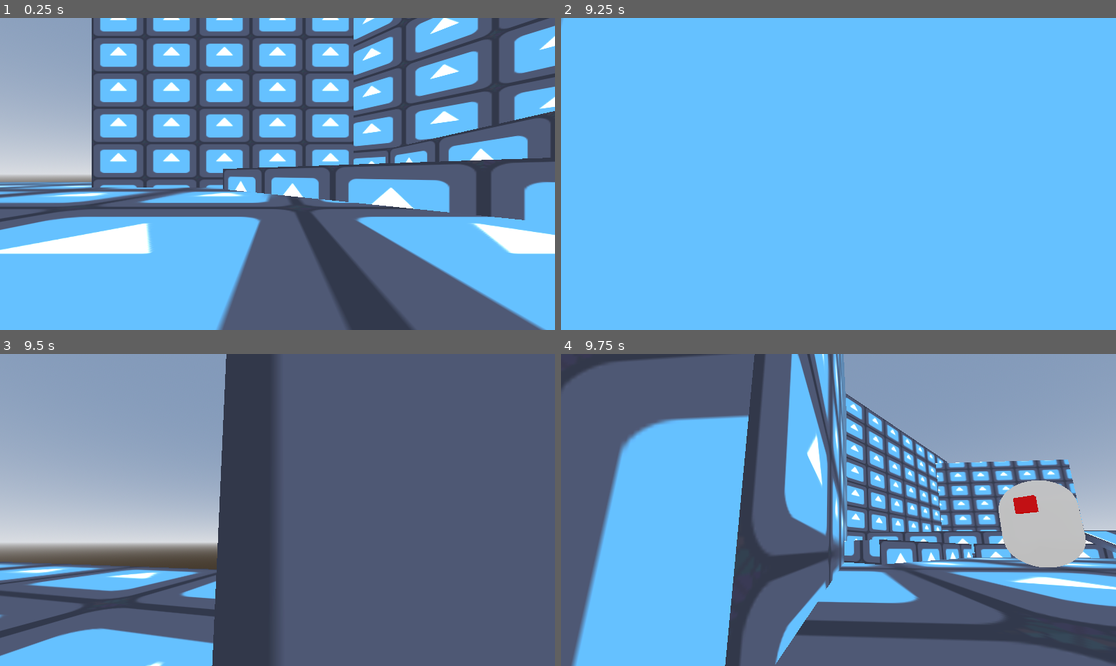
Above: before the commit, frames 1-4 (two rows, left to right).
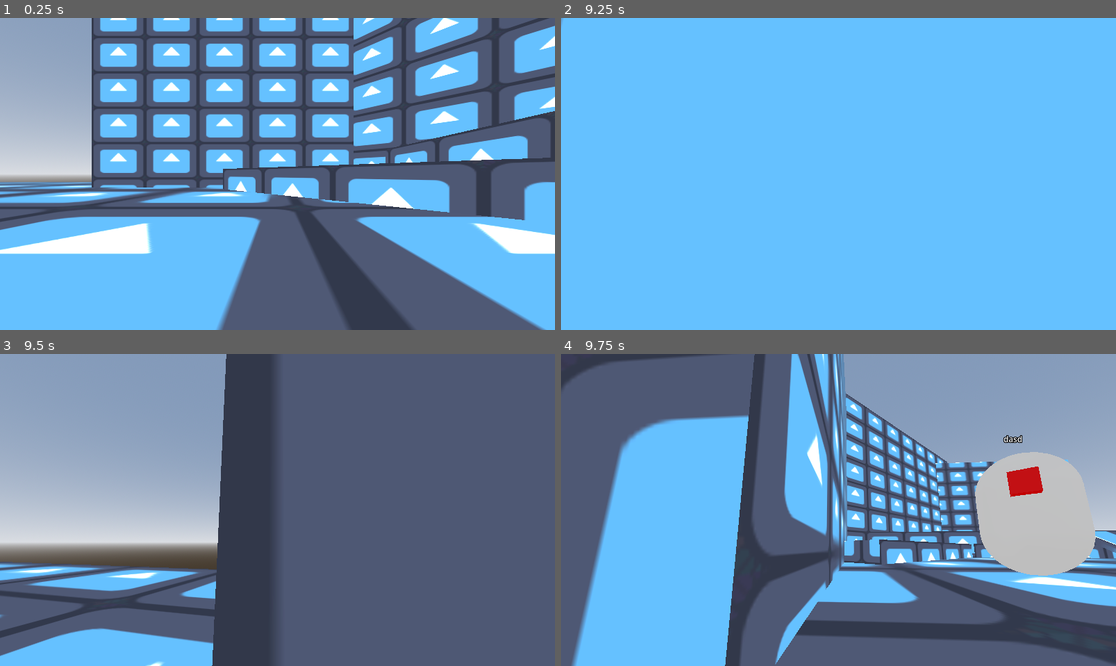
Above: after the commit, the same moments.

Repository: IAmNotIsaac/duck-city
Game: Godot game, scene res://scenes/ai_test_level.tscn
Same seed, same stepped clock (60 frames per second), same inputs: the game is played once before the commit and once after it. The engine's default icon, where the game draws it, is replaced by a stand-in: a white triangle on a blue panel in a dark square.
Inputs (mouse positions are in pixels of both pictures, inside the frame that each line leads up to):
- Up to frame 1 (0.25 s): no input
- Up to frame 2 (9.25 s): tap Enter at 0.5 s; move the mouse to (866, 174) at 0.52 s; hold Shift (run) 0.53-1.28 s; hold W (move_forward) 0.53-5.78 s; tap Space (jump) at 0.77, 0.8, 1.07, 1.35, 1.52, 1.82, 2.3, 3.02, 3.32, 3.77, 3.8, 4.07, 4.35, 4.52, 4.82, 5.3, 6.02, 6.32, 6.77, 6.8, 7.07, 7.35, 7.52, 7.82, 8.3, 9.02 s; move the mouse to (810, 174) at 1.27 s; tap Shift (run) at 1.55, 2.85, 4.55, 5.85, 7.55, 8.85 s; move the mouse to (849, 167) at 2.02 s; hold E (interact) 2.03-2.78 s; move the mouse to (832, 180) at 2.77 s; move the mouse to (877, 177) at 3.52 s; hold Shift (run) 3.53-4.28 s; move the mouse to (794, 170) at 4.27 s; move the mouse to (844, 174) at 5.02 s; hold E (interact) 5.03-5.78 s; move the mouse to (816, 167) at 5.77 s; hold D (move_right) 5.78-6.53 s; move the mouse to (866, 174) at 6.52 s; hold Shift (run) 6.53-7.28 s; hold W (move_forward) 6.53-8.78 s; move the mouse to (810, 174) at 7.27 s; move the mouse to (849, 167) at 8.02 s; hold E (interact) 8.03-8.78 s; move the mouse to (832, 180) at 8.77 s; hold A (move_left) from 8.78 s (still down)
- Up to frame 3 (9.5 s): keep holding A (move_left); tap Space (jump) at 9.32 s
- Up to frame 4 (9.75 s): move the mouse to (877, 513) at 9.52 s; release A (move_left) at 9.53 s; hold W (move_forward) from 9.53 s (still down); hold Shift (run) from 9.53 s (still down)

Frames 1-3 are identical in both runs. In frame 4, 3.6% of the frame differs, in the area x 74-97%, y 25-72%.

Commit message:
made avian mech chase players

Diff:
--- a/project.godot
+++ b/project.godot
@@ -17,6 +17,7 @@
 
 [autoload]
 
+Constants="*res://singletons/constants.gd"
 Settings="*res://singletons/settings.gd"
 
 [input]
@@ -81,6 +82,15 @@
 ]
 }
 
+[layer_names]
+
+3d_render/layer_1="World"
+3d_render/layer_2="PlayerMesh"
+3d_render/layer_3="AvianMesh"
+3d_physics/layer_1="World"
+3d_physics/layer_2="Player"
+3d_physics/layer_3="Avian"
+
 [rendering]
 
 renderer/rendering_method="gl_compatibility"
--- a/scenes/ai_test_level.tscn
+++ b/scenes/ai_test_level.tscn
@@ -158,4 +158,4 @@
 transform = Transform3D(1, 0, 0, 0, 1, 0, 0, 0, 1, 9, 1, -11)
 
 [node name="Duck" parent="." instance=ExtResource("2_lew8s")]
-transform = Transform3D(1, 0, 0, 0, 1, 0, 0, 0, 1, 0, 26, 25)
+transform = Transform3D(1, 0, 0, 0, 1, 0, 0, 0, 1, -2.98146, 38.9245, 25)
--- a/scenes/avian.gd
+++ b/scenes/avian.gd
@@ -4,13 +4,16 @@
 
 enum MoveStates {
 	GROUND,
-	AIR
+	AIR,
+	MOVE_STATES_MAX
 }
 
 enum AIStates {
 	IDLE,
 	GENERIC_OBJECTIVE,
-	URGENT_OBJECTIVE
+	URGENT_OBJECTIVE,
+	CHASE_TARGET,
+	AI_STATES_MAX
 }
 
 
@@ -18,17 +21,22 @@
 const _ACCELERATION := 0.5
 const _DEACCELERATION := 0.25
 
+@export var _target_type := Constants.AvianType.Avian
 @export var _generic_move_speed := 0.0
 @export var _urgent_move_speed := 0.0
+@export var _chase_move_speed := 0.0
 
 var _mstate := StateMachine.new(self, MoveStates, MoveStates.GROUND, "M")
 var _aistate := StateMachine.new(self, AIStates, AIStates.IDLE, "AI")
 
 var _acceleration := Vector3.ZERO
 var _move_speed := 0.0
+var _target : AvianTarget
 
 @onready var _n_agent := $NavigationAgent3D
 @onready var _n_gimbal := $Gimbal
+@onready var _n_eyes := $Gimbal/Eyes
+@onready var _n_eyes_check := $EyesCheck
 
 
 ## Private methods ##
@@ -39,6 +47,7 @@
 
 
 func _process(delta : float) -> void:
+#	$DebugStateLabel.text = AIStates.keys()[_aistate.get_state()] + "\n" + MoveStates.keys()[_mstate.get_state()]
 	_aistate.process(delta)
 
 	if Input.is_action_pressed("interact"):
@@ -47,6 +56,29 @@
 
 func _physics_process(delta : float) -> void:
 	_mstate.process(delta)
+
+
+func _accelerate_on_path() -> void:
+	var tpos = _n_agent.get_next_path_position()
+	var direction := global_position.direction_to(tpos)
+	_acceleration = direction * _ACCELERATION
+
+
+func _rotate_on_path() -> void:
+	var tpos = _n_agent.get_next_path_position()
+	var direction := global_position.direction_to(tpos)
+	var dir := Vector2(direction.x, direction.z).normalized()
+	_n_gimbal.rotation.y = atan2(-dir.y, dir.x)
+
+
+func _is_target_visible(target : AvianTarget) -> bool:
+	if target.is_enabled() and _n_eyes.is_position_in_frustum(target.get_global_position()):
+		_n_eyes_check.set_target_position(target.get_global_position() - _n_eyes_check.get_global_position())
+		await get_tree().process_frame
+
+		return _n_eyes_check.get_collider() == target.get_collider()
+
+	return false
 
 
 ## Public methods ##
@@ -58,6 +90,11 @@
 		_aistate.switch(AIStates.GENERIC_OBJECTIVE)
 	else:
 		_aistate.switch(AIStates.URGENT_OBJECTIVE)
+
+
+func chase_target(target : AvianTarget) -> void:
+	_target = target
+	_aistate.switch(AIStates.CHASE_TARGET)
 
 
 ## State processes (MoveStates) ##
@@ -96,21 +133,49 @@
 func _sp_AI_IDLE(_delta : float) -> void:
 	_acceleration = -velocity * _DEACCELERATION
 
+	for t in get_tree().get_nodes_in_group(Constants.AvianType.keys()[_target_type] + "_target"):
+		if await _is_target_visible(t):
+			chase_target(t)
+			return
+
 
 func _sp_AI_GENERIC_OBJECTIVE(_delta : float) -> void:
-	var tpos = _n_agent.get_next_path_position()
-	var direction := global_position.direction_to(tpos)
-	_acceleration = direction * _ACCELERATION
-
-	var dir := Vector2(direction.x, direction.z).normalized()
-	_n_gimbal.rotation.y = atan2(-dir.y, dir.x)
+	_accelerate_on_path()
+	_rotate_on_path()
 
 	if _n_agent.is_navigation_finished():
 		_aistate.switch(AIStates.IDLE)
+		return
+
+	for t in get_tree().get_nodes_in_group(Constants.AvianType.keys()[_target_type] + "_target"):
+		if await _is_target_visible(t):
+			chase_target(t)
+			return
 
 
-func _sp_AI_URGENT_OBJECTIVE(delta : float) -> void:
-	_sp_AI_GENERIC_OBJECTIVE(delta)
+func _sp_AI_URGENT_OBJECTIVE(_delta : float) -> void:
+	_accelerate_on_path()
+	_rotate_on_path()
+
+	if _n_agent.is_navigation_finished():
+		_aistate.switch(AIStates.IDLE)
+		return
+
+
+func _sp_AI_CHASE_TARGET(_delta : float) -> void:
+	if _target == null:
+		_aistate.switch(AIStates.IDLE)
+		return
+
+	if await _is_target_visible(_target):
+		_n_agent.set_target_position(_target.get_global_position())
+
+	elif _n_agent.is_navigation_finished():
+		_aistate.switch(AIStates.IDLE)
+		return
+
+	_accelerate_on_path()
+	_rotate_on_path()
 
 
 ## State [un]loading (AIStates) ##
@@ -122,3 +187,7 @@
 
 func _sl_AI_URGENT_OBJECTIVE() -> void:
 	_move_speed = _urgent_move_speed
+
+
+func _sl_AI_CHASE_TARGET() -> void:
+	_move_speed = _chase_move_speed
--- a/scenes/avian.tscn
+++ b/scenes/avian.tscn
@@ -28,10 +28,26 @@
 
 [node name="MeshInstance3D2" type="MeshInstance3D" parent="Gimbal"]
 transform = Transform3D(1, 0, 0, 0, 1, 0, 0, 0, 1, 2, 1, 0)
+layers = 4
 material_override = SubResource("StandardMaterial3D_wy1rf")
 mesh = SubResource("BoxMesh_1kirf")
 skeleton = NodePath("../..")
 
 [node name="MeshInstance3D" type="MeshInstance3D" parent="Gimbal"]
+layers = 4
 mesh = SubResource("CapsuleMesh_c315y")
 skeleton = NodePath("../..")
+
+[node name="Eyes" type="Camera3D" parent="Gimbal"]
+transform = Transform3D(-4.37114e-08, 0, -1, 0, 1, 0, 1, 0, -4.37114e-08, 0, 1, 0)
+cull_mask = 1048571
+
+[node name="EyesCheck" type="RayCast3D" parent="."]
+transform = Transform3D(1, 0, 0, 0, 1, 0, 0, 0, 1, 0, 1, 0)
+
+[node name="DebugStateLabel" type="Label3D" parent="."]
+transform = Transform3D(0.25, 0, 0, 0, 0.25, 0, 0, 0, 0.25, 0, 4, 0)
+billboard = 1
+no_depth_test = true
+fixed_size = true
+text = "dasd"
--- /dev/null
+++ b/scenes/avian_target.gd
@@ -0,0 +1,27 @@
+class_name AvianTarget
+extends Node3D
+
+
+@export var _enabled := true
+@export var _avian_type := Constants.AvianType.Avian
+@export_node_path("PhysicsBody3D") var collider_path = ^".."
+
+
+func _init() -> void:
+	add_to_group(Constants.AvianType.keys()[_avian_type] + "_target")
+
+
+func enable() -> void:
+	_enabled = true
+
+
+func disable() -> void:
+	_enabled = false
+
+
+func is_enabled() -> bool:
+	return _enabled
+
+
+func get_collider() -> PhysicsBody3D:
+	return get_node(collider_path)
--- /dev/null
+++ b/scenes/avian_target.tscn
@@ -0,0 +1,6 @@
+[gd_scene load_steps=2 format=3 uid="uid://dig4git6xowtn"]
+
+[ext_resource type="Script" path="res://scenes/avian_target.gd" id="1_niom4"]
+
+[node name="AvianTarget" type="Node3D"]
+script = ExtResource("1_niom4")
--- a/scenes/duck.tscn
+++ b/scenes/duck.tscn
@@ -5,3 +5,4 @@
 [node name="Duck" instance=ExtResource("1_r0je6")]
 _generic_move_speed = 6.0
 _urgent_move_speed = 8.0
+_chase_move_speed = 8.0
--- a/scenes/player.tscn
+++ b/scenes/player.tscn
@@ -1,6 +1,7 @@
-[gd_scene load_steps=6 format=3 uid="uid://cefxtd160f7sx"]
+[gd_scene load_steps=7 format=3 uid="uid://cefxtd160f7sx"]
 
 [ext_resource type="Script" path="res://scenes/player.gd" id="1_2yci0"]
+[ext_resource type="PackedScene" uid="uid://dig4git6xowtn" path="res://scenes/avian_target.tscn" id="2_fw8d5"]
 
 [sub_resource type="CapsuleShape3D" id="CapsuleShape3D_i4mqd"]
 radius = 0.25
@@ -17,6 +18,8 @@
 [node name="Player" type="CharacterBody3D"]
 script = ExtResource("1_2yci0")
 
+[node name="AvianTarget" parent="." instance=ExtResource("2_fw8d5")]
+
 [node name="BodyCollision" type="CollisionShape3D" parent="."]
 transform = Transform3D(1, 0, 0, 0, 1, 0, 0, 0, 1, 0, 0.25, 0)
 shape = SubResource("CapsuleShape3D_i4mqd")
@@ -26,12 +29,13 @@
 shape = SubResource("SeparationRayShape3D_og5qh")
 
 [node name="MeshInstance3D" type="MeshInstance3D" parent="."]
-visible = false
+layers = 2
 mesh = SubResource("CapsuleMesh_xpto2")
 
 [node name="Gimbal" type="Node3D" parent="."]
 
 [node name="Camera3D" type="Camera3D" parent="Gimbal"]
+cull_mask = 1048573
 current = true
 
 [node name="InteractCast" type="RayCast3D" parent="Gimbal/Camera3D"]
--- /dev/null
+++ b/singletons/constants.gd
@@ -0,0 +1,6 @@
+extends Node
+
+
+enum AvianType {
+	Avian
+}
